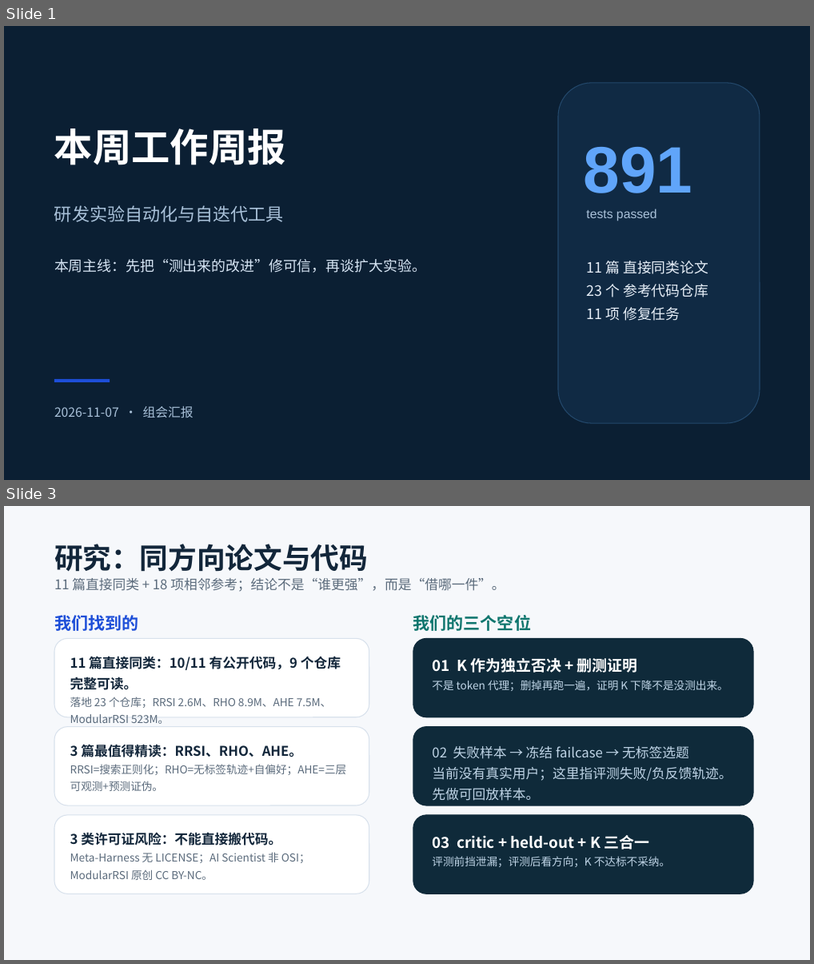
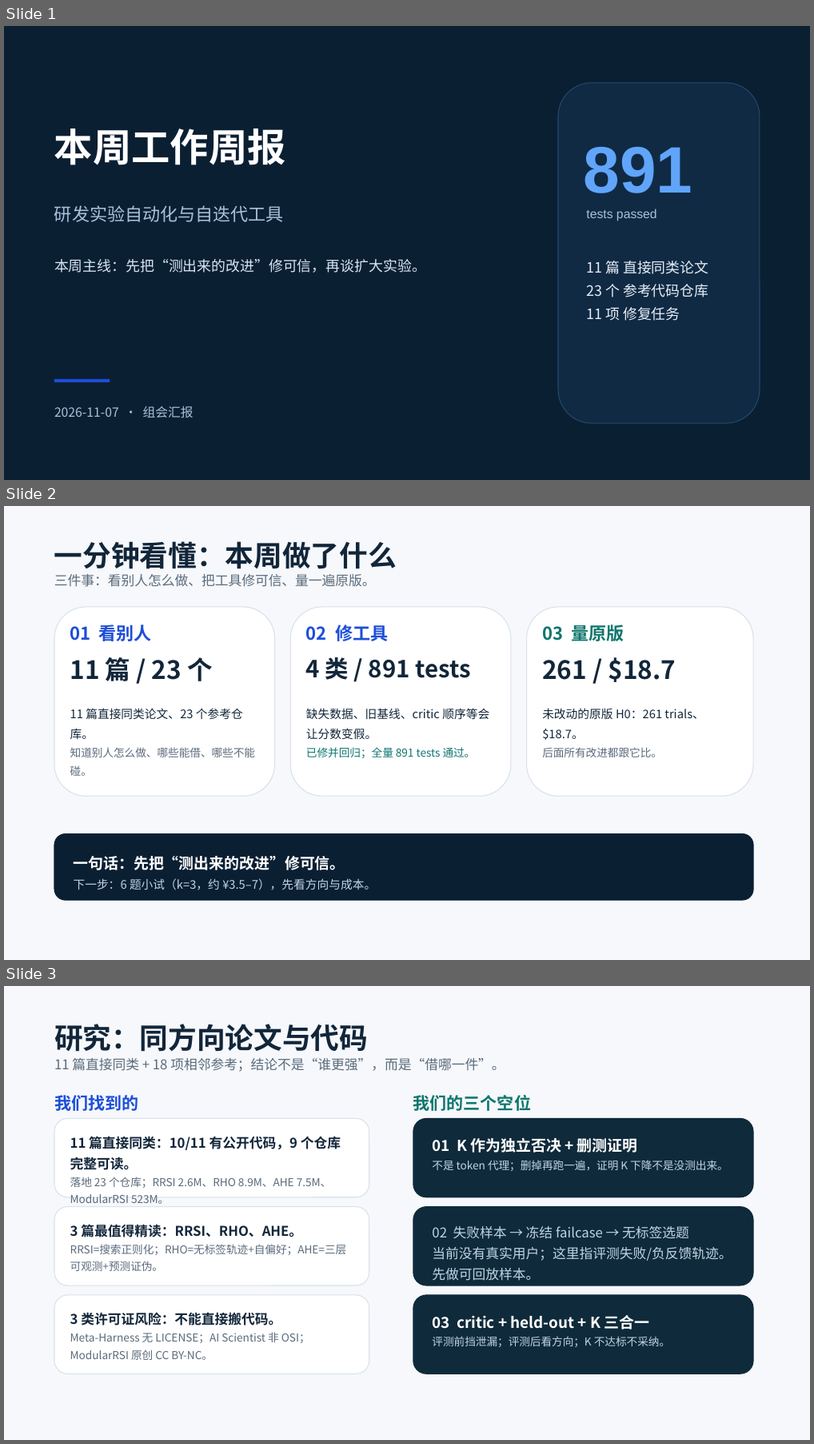
Before and after one commit to Molight1007/zigaijin, a slide deck: 论文准备/组会_20261107/周报_20261107_组会.pptx. Shown one above the other, each under a label of ours: slides 1 and 3 before the commit, slides 1, 2 and 3 after it; the slides between them are not shown. The pictures are 814x964 and 814x1444 pixels, drawn with LibreOffice and Linux fonts; fonts in the diff are those of the drawing. Boxes give left, top, right and bottom in pixels: in the first picture for what was removed or moved away, otherwise in the second. Text is boxed around its words. In the diff, an @@ line names an element or a change of style, - is before the commit and + after.

```diff
--- a/论文准备/组会_20261107/周报_20261107_组会.pptx
+++ b/论文准备/组会_20261107/周报_20261107_组会.pptx
@@ slide 2 added at [4, 506, 810, 960], background #F6F8FB @@
@@ text added at [54, 541, 397, 569], 34 pt, text #12263A, bold @@
+一分钟看懂：本周做了什么
@@ text added at [54, 574, 376, 587], 16 pt, text #5B6B7C @@
+三件事：看别人怎么做、把工具修可信、量一遍原版。
@@ rounded rectangle added at [54, 607, 275, 796], fill #FFFFFF, outline #D8E1EC 1 pt @@
@@ text added at [70, 624, 152, 641], 21 pt, text #1D4ED8, bold @@
+01 看别人
@@ rounded rectangle added at [290, 607, 511, 796], fill #FFFFFF, outline #D8E1EC 1 pt @@
@@ text added at [306, 624, 388, 641], 21 pt, text #1D4ED8, bold @@
+02 修工具
@@ rounded rectangle added at [527, 607, 754, 796], fill #FFFFFF, outline #D8E1EC 1 pt @@
@@ text added at [542, 622, 624, 644], 21 pt, text #0F766E, bold @@
+03 量原版
@@ text added at [70, 657, 212, 681], 30 pt, text #12263A, bold @@
+11 篇 / 23 个
@@ text added at [306, 657, 471, 680], 28 pt, text #12263A, bold @@
+4 类 / 891 tests
@@ text added at [542, 657, 677, 682], 30 pt, text #12263A, bold @@
+261 / $18.7
@@ text added at [70, 708, 255, 776], 13 pt, text #5B6B7C @@
+11 篇直接同类论文、23 个参考仓库。
+知道别人怎么做、哪些能借、哪些不能碰。
@@ text added at [306, 708, 490, 758], 14 pt, text #12263A @@
+缺失数据、旧基线、critic 顺序等会让分数变假。
+已修并回归；全量 891 tests 通过。
@@ text added at [542, 708, 704, 757], 14 pt, text #12263A @@
+未改动的原版 H0：261 trials、$18.7。
+后面所有改进都跟它比。
@@ rounded rectangle added at [54, 834, 754, 900], fill #0B1F33, outline #0B1F33 1 pt @@
@@ text added at [74, 856, 376, 890], 14 pt, text #BFD4E6 @@
+一句话：先把“测出来的改进”修可信。
+下一步：6 题小试（k=3，约 ¥3.5–7），先看方向与成本。
```
Also in this commit, not shown: 1 other slide added, 1 slide removed, 1 other file.
